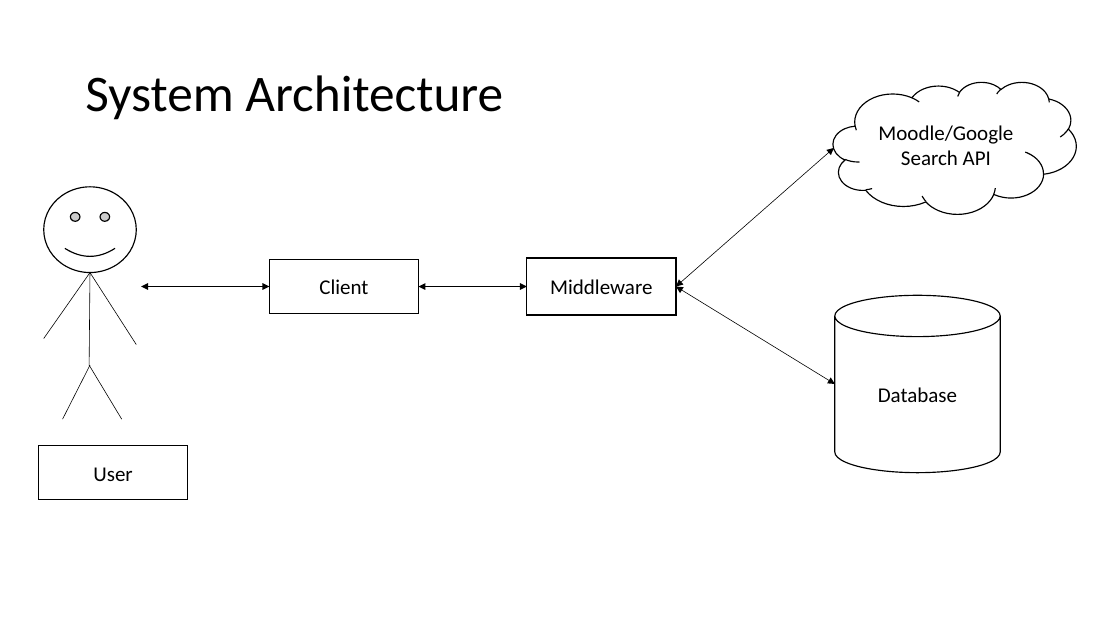
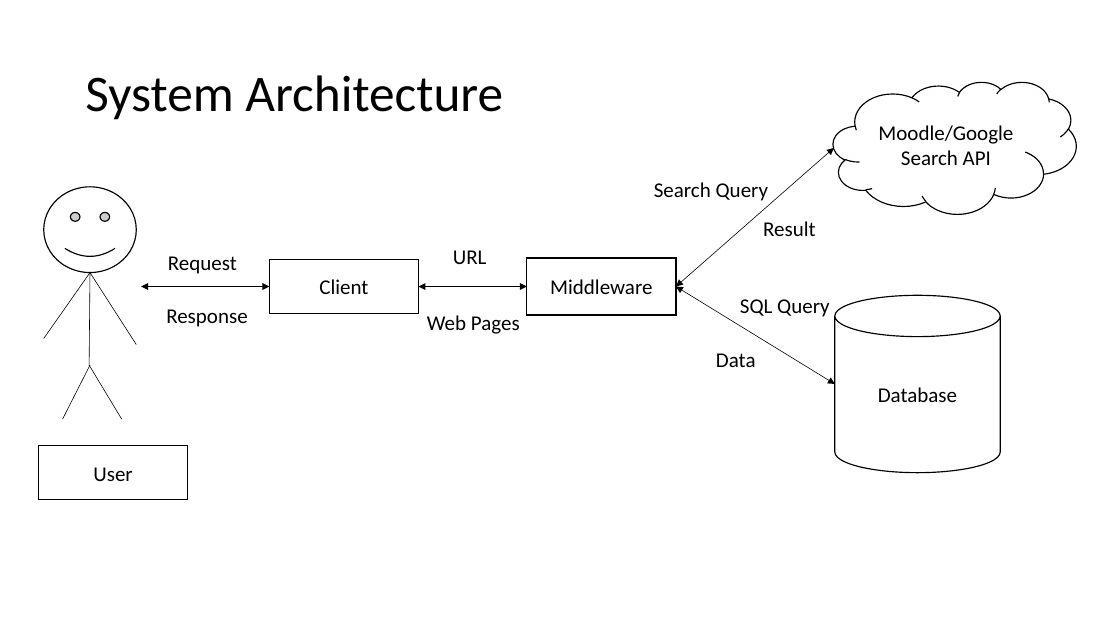
Before and after one commit to Ishitanarsiker/WAD2_GroupProject, a slide deck: slide 13 of DesignSpecification.pptx. Drawn at 1120x630 pixels with LibreOffice and Linux fonts; fonts in the diff are those of the drawing. Boxes give left, top, right and bottom in pixels: in the first picture for what was removed or moved away, otherwise in the second. Text is boxed around its words. In the diff, an @@ line names an element or a change of style, - is before the commit and + after.

```diff
--- a/DesignSpecification.pptx
+++ b/DesignSpecification.pptx
@@ text added at box(654, 182, 768, 201), 18 pt, text #000000 @@
+Search Query
@@ text added at box(763, 221, 815, 236), 18 pt, text #000000 @@
+Result
@@ text added at box(168, 256, 237, 274), 18 pt, text #000000 @@
+Request
@@ text added at box(453, 250, 487, 264), 18 pt, text #000000 @@
+URL
@@ text added at box(740, 299, 829, 317), 18 pt, text #000000 @@
+SQL Query
@@ text added at box(166, 309, 247, 327), 18 pt, text #000000 @@
+Response
@@ text added at box(427, 315, 520, 334), 18 pt, text #000000 @@
+Web Pages
@@ text added at box(716, 353, 756, 367), 18 pt, text #000000 @@
+Data
```
Also in this commit, not shown: 1 other slide changed.
